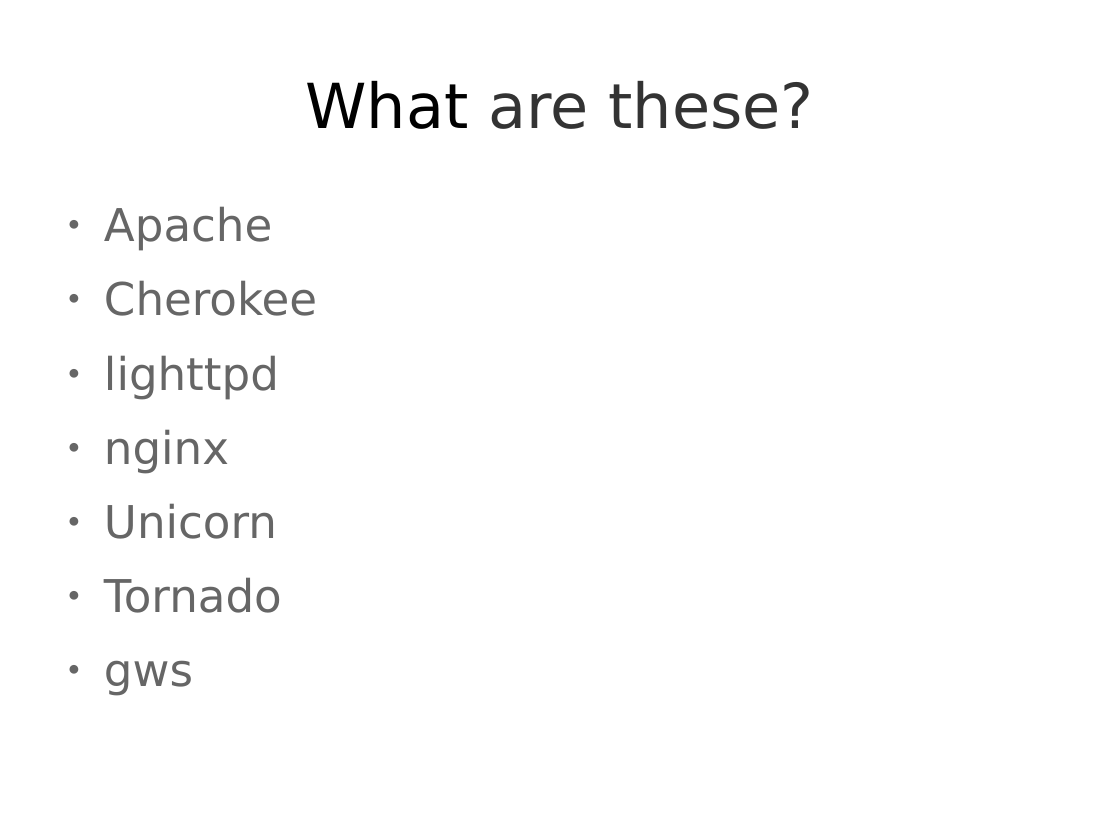
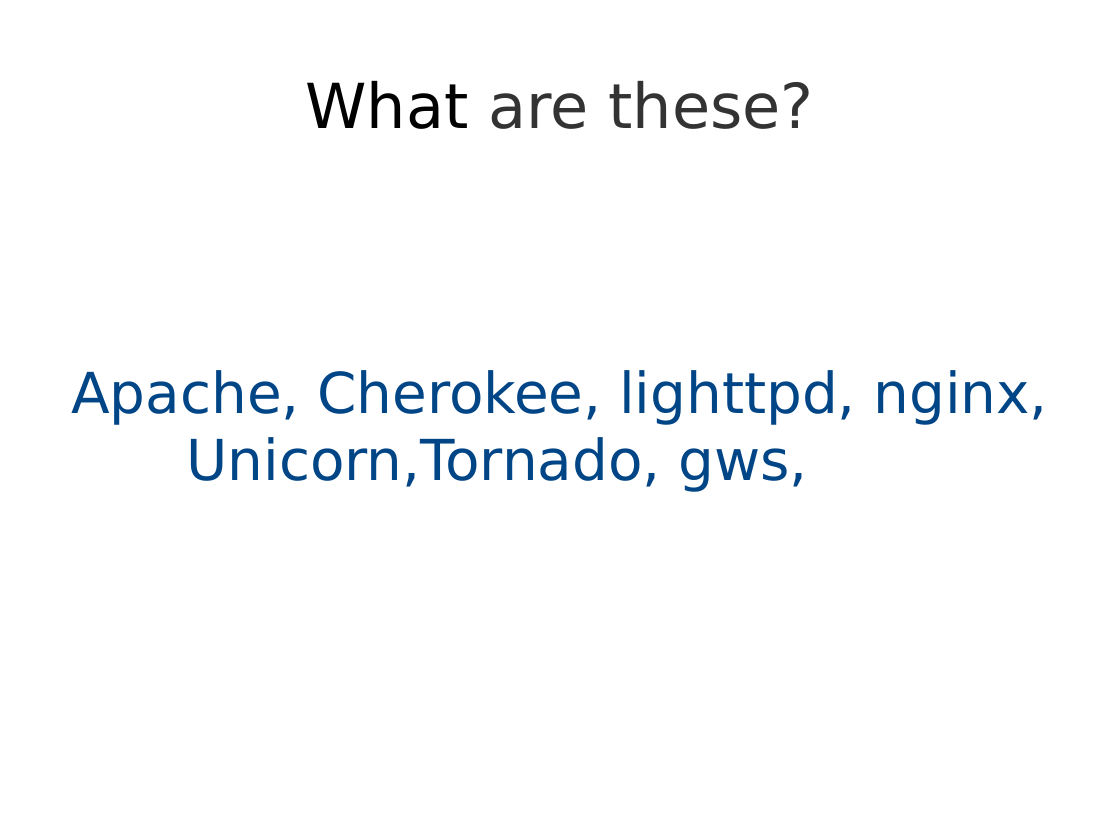
Before and after one commit to Jarvishappy/15-441-Recitation-Sessions, a slide deck: slide 3 of recitation4/src/recitation4-david.odp. Drawn at 1120x840 pixels with LibreOffice and Linux fonts; fonts in the diff are those of the drawing. Boxes give left, top, right and bottom in pixels: in the first picture for what was removed or moved away, otherwise in the second. Text is boxed around its words. In the diff, an @@ line names an element or a change of style, - is before the commit and + after.

```diff
--- a/recitation4/src/recitation4-david.odp
+++ b/recitation4/src/recitation4-david.odp
@@ text at (71,370,1048,492): text changed; size 32 to 40 pt; text colour #666666 to #004586 @@
-● Apache
-● Cherokee
-● lighttpd
-● nginx
-● Unicorn
-● Tornado
-● gws
+Apache, Cherokee, lighttpd, nginx, Unicorn,Tornado, gws,
```
Also in this commit, not shown: 10 other slides changed, 3 slides added, 15 slides removed, 3 other files.
